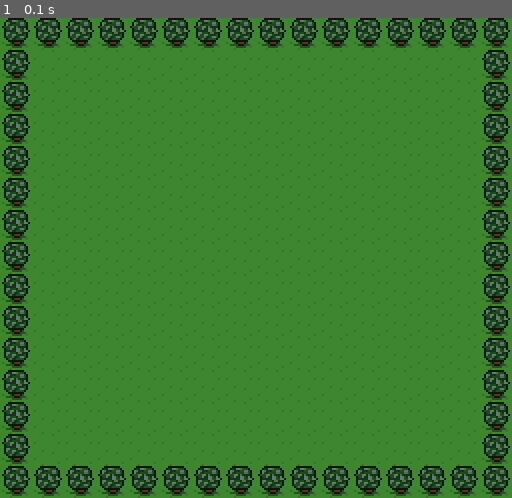
Above: before the commit, frame 1.
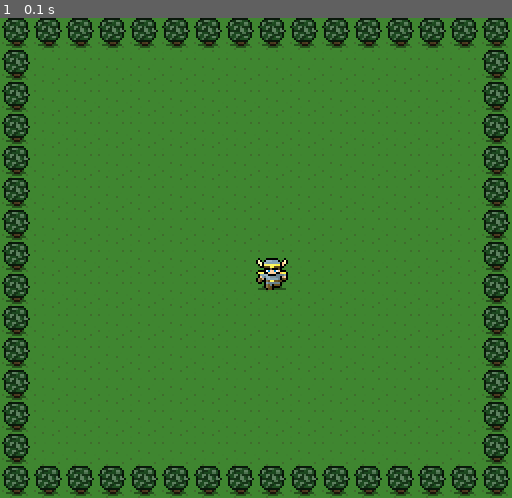
Above: after the commit, the same moment.

Repository: Kllicks/MyPyGame1
Game: pygame game, started from game.py
Two runs of this game, one before a commit and one after it. Both use one fixed random seed, a clock stepped at 60 frames per second and the inputs below.
Inputs:
- Up to frame 1 (0.1 s): no input

The runs differ from the first frame. In frame 1, 0.3% of the frame differs, in the area x 50-57%, y 50-57%.

Commit message:
adds hero image to center

Diff:
--- a/game.py
+++ b/game.py
@@ -30,6 +30,8 @@
 
         # Game display
         screen.blit(background_image, (0, 0))
+        hero_image = pygame.image.load('images/hero.png').convert_alpha()
+        screen.blit(hero_image, (256, 240))
         pygame.display.update()
         clock.tick(60)
 
